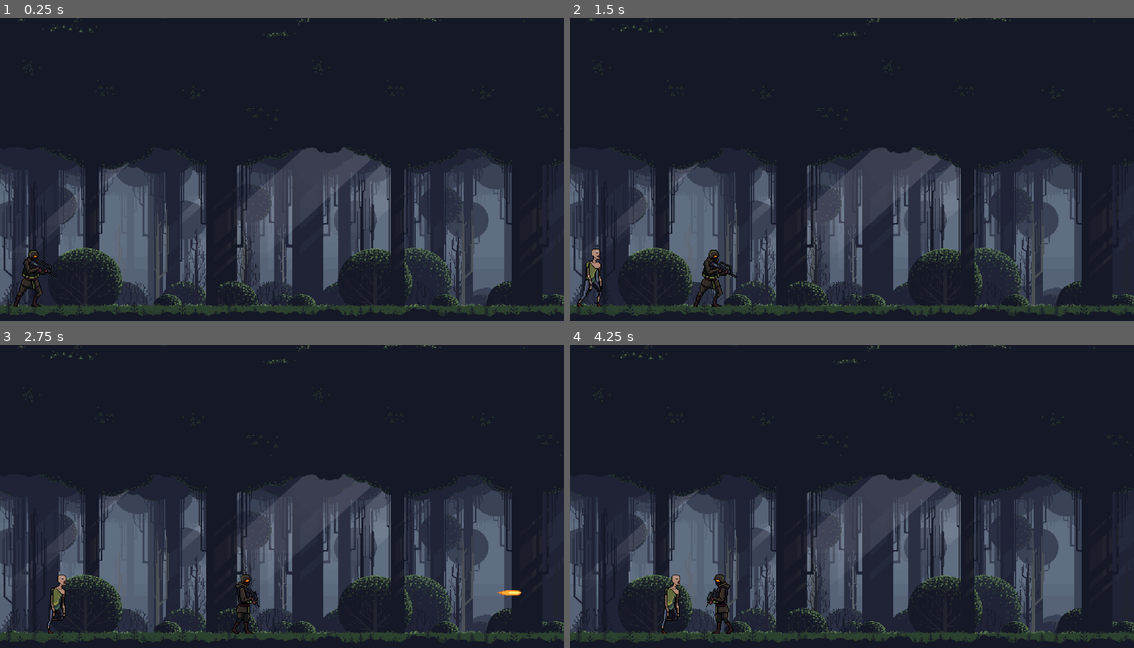
Above: before the commit, frames 1-4 (two rows, left to right).
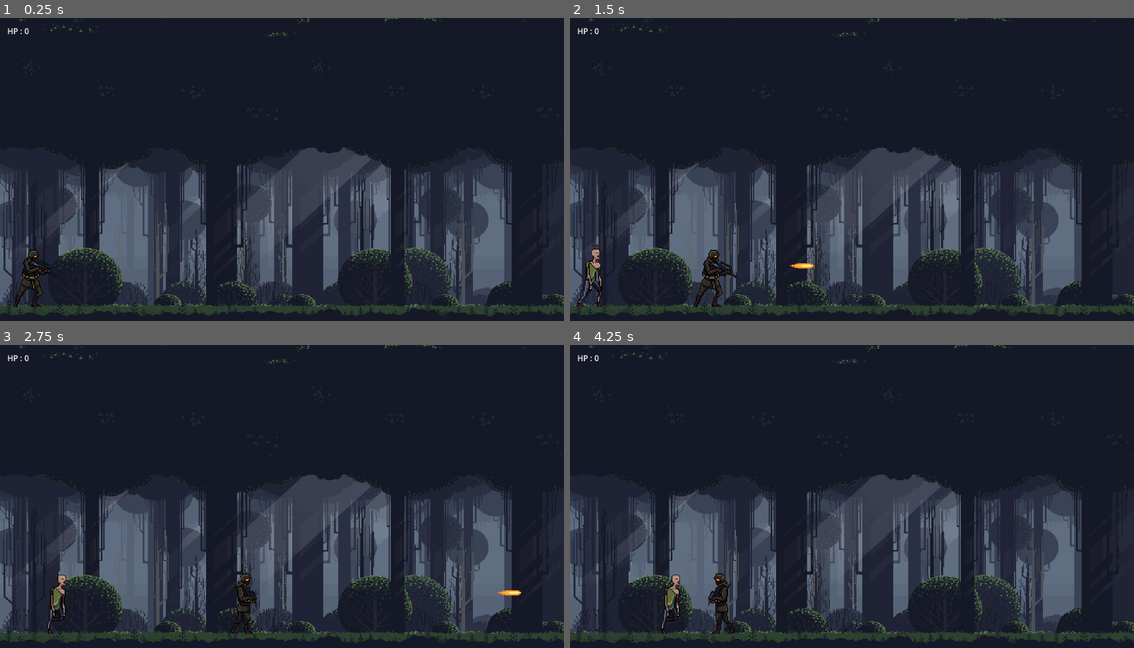
Above: after the commit, the same moments.

Repository: yahyapoernama/a18202300033-yahya-uts
Game: Godot game, scene res://scene/world.tscn
Two runs of this game, one before a commit and one after it. Both use one fixed random seed, a clock stepped at 60 frames per second and the inputs below.
Inputs (mouse positions are in pixels of both pictures, inside the frame that each line leads up to):
- Up to frame 1 (0.25 s): no input
- Up to frame 2 (1.5 s): tap Enter at 0.5 s; move the mouse to (976, 160) at 0.52 s; press the mouse at (976, 160) at 0.53 s; hold D (turn_right) 0.53-1.28 s; move the mouse to (739, 190) at 1.27 s; release the mouse at (739, 190) at 1.28 s; hold S (turn_down) from 1.28 s (still down); click (739, 190) at 1.35 s
- Up to frame 3 (2.75 s): move the mouse to (338, 432) at 2.02 s; release S (turn_down) at 2.03 s; press the mouse at (338, 432) at 2.03 s; hold D (turn_right) from 2.03 s (still down)
- Up to frame 4 (4.25 s): move the mouse to (823, 566) at 2.77 s; release D (turn_right) at 2.78 s; release the mouse at (823, 566) at 2.78 s; hold W (turn_up) 2.78-3.53 s; click (823, 566) at 2.85 s; move the mouse to (1021, 551) at 3.52 s; press the mouse at (1021, 551) at 3.53 s; hold A (turn_left) from 3.53 s (still down); tap R (reload) at 4.15 s

The runs differ from the first frame. In frame 1, less than 0.1% of the frame differs, in the area x 1-6%, y 3-6%; in frame 2, 0.1%; in frame 3, 0.3%; in frame 4, 0.3%, in the area x 1-30%, y 3-96%.

Commit message:
fix: Fixing Shoot Animation

Diff:
--- a/scene/player.tscn
+++ b/scene/player.tscn
@@ -88,21 +88,21 @@
 atlas = ExtResource("5_vch26")
 region = Rect2(768, 0, 128, 128)
 
+[sub_resource type="AtlasTexture" id="AtlasTexture_36wpf"]
+atlas = ExtResource("6_3s5p1")
+region = Rect2(128, 0, 128, 128)
+
+[sub_resource type="AtlasTexture" id="AtlasTexture_tjd1u"]
+atlas = ExtResource("6_3s5p1")
+region = Rect2(256, 0, 128, 128)
+
+[sub_resource type="AtlasTexture" id="AtlasTexture_j2vdx"]
+atlas = ExtResource("6_3s5p1")
+region = Rect2(384, 0, 128, 128)
+
 [sub_resource type="AtlasTexture" id="AtlasTexture_u3u4f"]
 atlas = ExtResource("6_3s5p1")
 region = Rect2(0, 0, 128, 128)
-
-[sub_resource type="AtlasTexture" id="AtlasTexture_36wpf"]
-atlas = ExtResource("6_3s5p1")
-region = Rect2(128, 0, 128, 128)
-
-[sub_resource type="AtlasTexture" id="AtlasTexture_tjd1u"]
-atlas = ExtResource("6_3s5p1")
-region = Rect2(256, 0, 128, 128)
-
-[sub_resource type="AtlasTexture" id="AtlasTexture_j2vdx"]
-atlas = ExtResource("6_3s5p1")
-region = Rect2(384, 0, 128, 128)
 
 [sub_resource type="AtlasTexture" id="AtlasTexture_4k26c"]
 atlas = ExtResource("5_5ukbq")
@@ -215,16 +215,16 @@
 }, {
 "frames": [{
 "duration": 1.0,
+"texture": SubResource("AtlasTexture_36wpf")
+}, {
+"duration": 1.0,
+"texture": SubResource("AtlasTexture_tjd1u")
+}, {
+"duration": 1.0,
+"texture": SubResource("AtlasTexture_j2vdx")
+}, {
+"duration": 1.0,
 "texture": SubResource("AtlasTexture_u3u4f")
-}, {
-"duration": 1.0,
-"texture": SubResource("AtlasTexture_36wpf")
-}, {
-"duration": 1.0,
-"texture": SubResource("AtlasTexture_tjd1u")
-}, {
-"duration": 1.0,
-"texture": SubResource("AtlasTexture_j2vdx")
 }],
 "loop": true,
 "name": &"shoot",
@@ -270,7 +270,7 @@
 position = Vector2(0, -30)
 sprite_frames = SubResource("SpriteFrames_133jb")
 animation = &"shoot"
-frame_progress = 0.175138
+frame_progress = 0.127023
 
 [node name="CollisionShape2D" type="CollisionShape2D" parent="."]
 position = Vector2(1, 1)
--- a/scene/weapon.tscn
+++ b/scene/weapon.tscn
@@ -6,5 +6,7 @@
 script = ExtResource("1_dq3ua")
 
 [node name="Timer" type="Timer" parent="."]
+wait_time = 0.5
 
 [connection signal="timeout" from="Timer" to="." method="_on_reload_timer_timeout"]
+[connection signal="timeout" from="Timer" to="." method="_on_timer_timeout"]
--- a/scene/world.tscn
+++ b/scene/world.tscn
@@ -27,6 +27,22 @@
 wait_time = 10.0
 autostart = true
 
+[node name="CanvasLayer" type="CanvasLayer" parent="."]
+
+[node name="HPLabel" type="Label" parent="CanvasLayer"]
+offset_left = 15.0
+offset_top = 15.0
+offset_right = 55.0
+offset_bottom = 38.0
+text = "HP :"
+
+[node name="HP" type="Label" parent="CanvasLayer/HPLabel"]
+layout_mode = 0
+offset_left = 35.0
+offset_right = 75.0
+offset_bottom = 23.0
+text = "0"
+
 [node name="ParallaxBackground" type="ParallaxBackground" parent="."]
 
 [node name="Sprite2D" type="Sprite2D" parent="ParallaxBackground"]
--- a/script/enemies.gd
+++ b/script/enemies.gd
@@ -45,6 +45,7 @@
 		# Perbarui posisi musuh
 		#print((direction_to_player*speed*delta).x)
 		#global_position += Vector2(direction_to_player * speed * delta)
+		#print(len(get_tree().get_nodes_in_group('enemy-body')))
 		if player_pos.position.x > position.x :
 			if (player_pos.position.x-position.x) < 50 :
 				animation_player.play("attack")
--- a/script/player.gd
+++ b/script/player.gd
@@ -1,6 +1,8 @@
 extends CharacterBody2D
 
 enum PLAYER_DIRECTION {LEFT, RIGHT}
+var PLAYER_WALK = false
+var PLAYER_SHOOT = false
 
 const SPEED = 64.0
 const TURN_SPEED = 2
@@ -8,6 +10,9 @@
 const NITRO_SPEED = 130
 var HEALTH:int = 5
 var HEALTH_NOW:int = HEALTH
+
+signal health_signal(health:int, healthnow:int)
+signal death_signal(isTrue:bool)
 
 var direction := Vector2.RIGHT
 var player_direction : PLAYER_DIRECTION = PLAYER_DIRECTION.LEFT
@@ -19,6 +24,9 @@
 @onready var animation_player: AnimatedSprite2D = $AnimatedSprite2D
 
 func _ready() -> void:
+	emit_signal("health_signal", HEALTH , HEALTH_NOW)
+	print(get_tree().get_nodes_in_group('Weapon'))
+	#weapon = get_tree().get_node("Weapon")
 	animation_player.play("idle")
 
 #func _physics_process(delta: float):
@@ -43,22 +51,31 @@
 			change_direction(PLAYER_DIRECTION.LEFT)
 			position.x -= 5
 			animation_player.play("walk")
+			PLAYER_WALK = true
 		if Input.is_action_pressed("turn_right"):
 			animation_player.flip_h = input_direction.x < 0
 			change_direction(PLAYER_DIRECTION.RIGHT)
 			position.x += 5
 			animation_player.play("walk")
+			PLAYER_WALK = true
 		velocity = direction.normalized() * (input_direction.x + 100) * current_speed
 	else :
 		velocity = Vector2.ZERO
 		if ["turn_left", "turn_right", "shoot"].any(Input.is_action_just_released):
 			animation_player.play("idle")
+			PLAYER_SHOOT = false
 		if Input.is_action_just_pressed("reload"):
 			animation_player.play("reload")
 			await get_tree().create_timer(0.5).timeout
 			animation_player.play("idle")
+		if Input.is_action_just_pressed("shoot"):
+			print("ok")
+			await get_tree().create_timer(1).timeout
 		if Input.is_action_pressed("shoot"):
 			animation_player.play("shoot")
+			PLAYER_SHOOT = true
+			weapon.fire()
+		PLAYER_WALK = false
 
 	# Batasi posisi player agar tetap di dalam layar
 	position.x = clamp(position.x, viewport_rect.position.x-525, viewport_rect.position.x + viewport_rect.size.x - 600)
--- a/script/weapon.gd
+++ b/script/weapon.gd
@@ -1,12 +1,12 @@
 extends Node2D
 class_name Weapon
 
-enum STATES {READY, FIRING, RELOADING}
+enum STATES {READY, FIRING, RELOADING, COOLDOWN}
 
 #@export var BULLET_SCENE : PackedScene
 @onready var BULLET_SCENE = load("res://scene/bullet.tscn") as PackedScene
 @onready var PLAYER_SCENE = load("res://scene/player.tscn") as PackedScene
-@onready var reload_timer: Timer = $Timer
+@onready var cooldown_timer: Timer = $Timer
 
 var state : STATES = STATES.READY
 var player: Node = null
@@ -17,9 +17,13 @@
 
 func change_state(new_state: STATES):
 	state = new_state
+	cooldown_timer.start()
 
 func fire():
-	if state == STATES.FIRING || state == STATES.RELOADING :
+	if player.PLAYER_WALK :
+		return
+
+	if state == STATES.FIRING || state == STATES.RELOADING || state == STATES.COOLDOWN:
 		return
 
 	change_state(STATES.FIRING)
@@ -41,14 +45,16 @@
 	else:
 		print("BULLET_SCENE is null! Please set it in the editor.")
 
-	change_state(STATES.RELOADING)
-	reload_timer.start()
+	change_state(STATES.COOLDOWN)
 
 
 func enemy_fire():
 	pass
 
-func _on_reload_timer_timeout():
-	var animation_player = player.get_node('AnimatedSprite2D')
-	#animation_player.play("reload")
+func _on_timer_timeout():
 	change_state(STATES.READY)
+
+#func _on_reload_timer_timeout():
+	#var animation_player = player.get_node('AnimatedSprite2D')
+	##animation_player.play("reload")
+	#change_state(STATES.READY)
--- a/script/world.gd
+++ b/script/world.gd
@@ -11,7 +11,6 @@
 # Called every frame. 'delta' is the elapsed time since the previous frame.
 func _process(delta: float) -> void:
 	pass
-
 #
 #func _on_area_2d_area_exited(area: Area2D) -> void:
 	#if !area.is_in_group('tank'):
